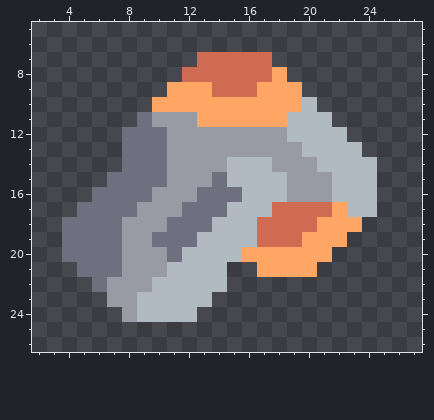
Pixel-art sprite: sprites/units/buffed/buffed-flare-left-fist.png. That is the earlier state.
The file is 30x32 pixels. Colours within 5 levels of each other are drawn and written as one. Shown: x 2..27, y 5..26.
Once edited:
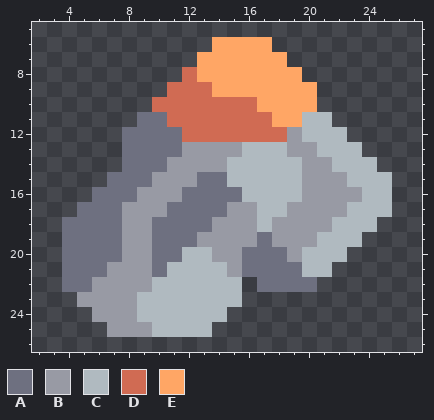
Palette (. is transparent): A #6e7080  B #989aa4  C #b0bac0  D #d06b53  E #ffa665
Difference:
@@ x 2..27 @@
  5 ..........................
- 6 ..........................
- 7 ...........DDDDD..........
- 8 ..........DDDDDDE.........
- 9 .........EEEDDDEEE........
-10 ........EEEEEEEEEEC.......
-11 .......ABBBEEEEEECCC......
-12 ......AAABBBBBBBBCCCC.....
-13 ......AAABBBBBBBBBCCCC....
-14 ......AAABBBBCCCBBBCCCC...
-15 .....AAAABBBACCCCBBBCCC...
-16 ....AAAABBBAAACCCBBBCCC...
-17 ...AAAABBBAAACCCDDDDECC...
-18 ..AAAABBBAAACCCDDDDEEE....
-19 ..AAAABBAAACCCCDDDEEE.....
-20 ..AAAABBBACCCCEEEEEE......
-21 ...AAABBBCCCC..EEEE.......
-22 ....ABBBCCCCC.............
-23 .....BBCCCCC..............
-24 ......BCCCC...............
-25 ..........................
+ 6 ............EEEE..........
+ 7 ...........EEEEEE.........
+ 8 ..........DEEEEEEE........
+ 9 .........DDDEEEEEEE.......
+10 ........DDDDDDDEEEE.......
+11 .......AADDDDDDDEECC......
+12 ......AAAADDDDDDDBCCC.....
+13 ......AAAABBBBCCCBBCCC....
+14 ......AAABBBBCCCCCBBCCC...
+15 .....AAABBBAACCCCCBBBCCC..
+16 ....AAABBBAAAACCCCBBBBCC..
+17 ...AAABBBAAAABBCCBBBBCCC..
+18 ..AAAABBAAAABBBCBBBBCCC...
+19 ..AAAABBAAABBBBABBBCCC....
+20 ..AAAABBAACCBBAAABCCC.....
+21 ..AAABBBACCCCBAAAACC......
+22 ..AABBBBCCCCCC.AAAA.......
+23 ...BBBBCCCCCCC............
+24 ....BBBCCCCCC.............
+25 .....BBBCCCC..............
 26 ..........................
